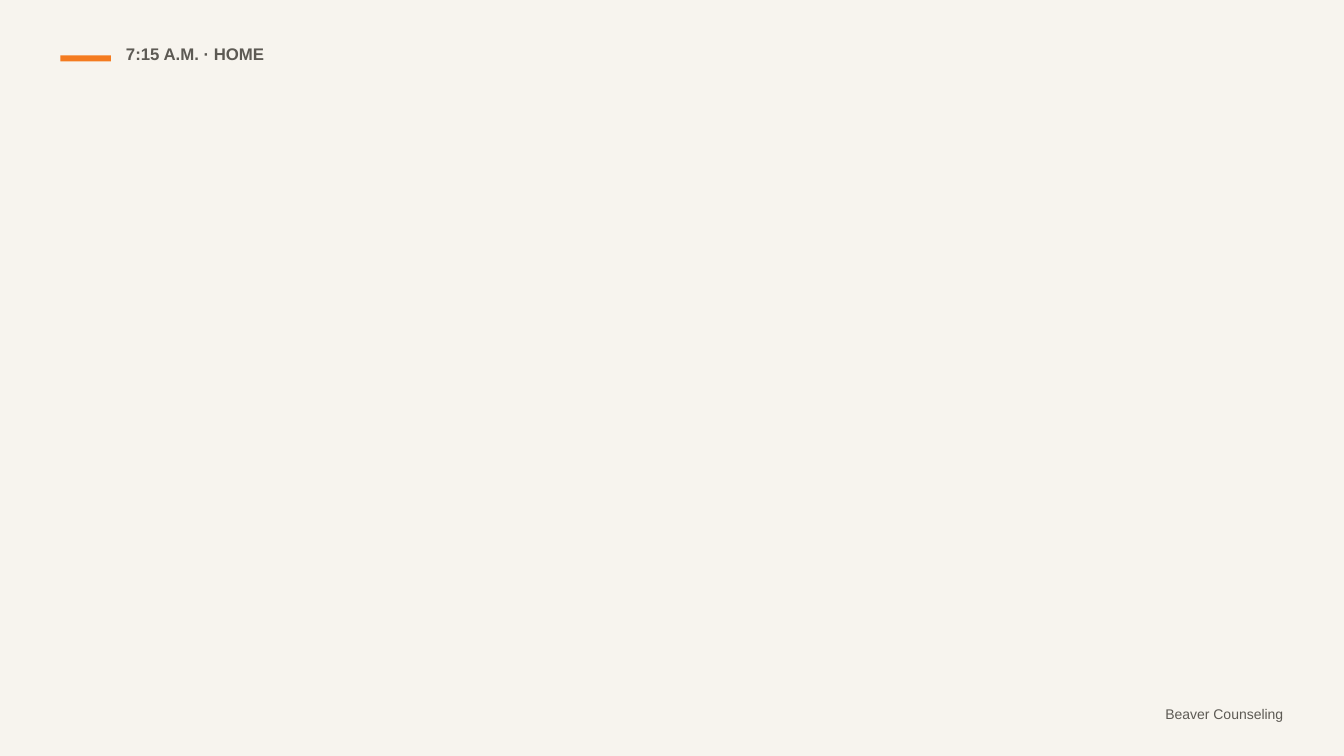
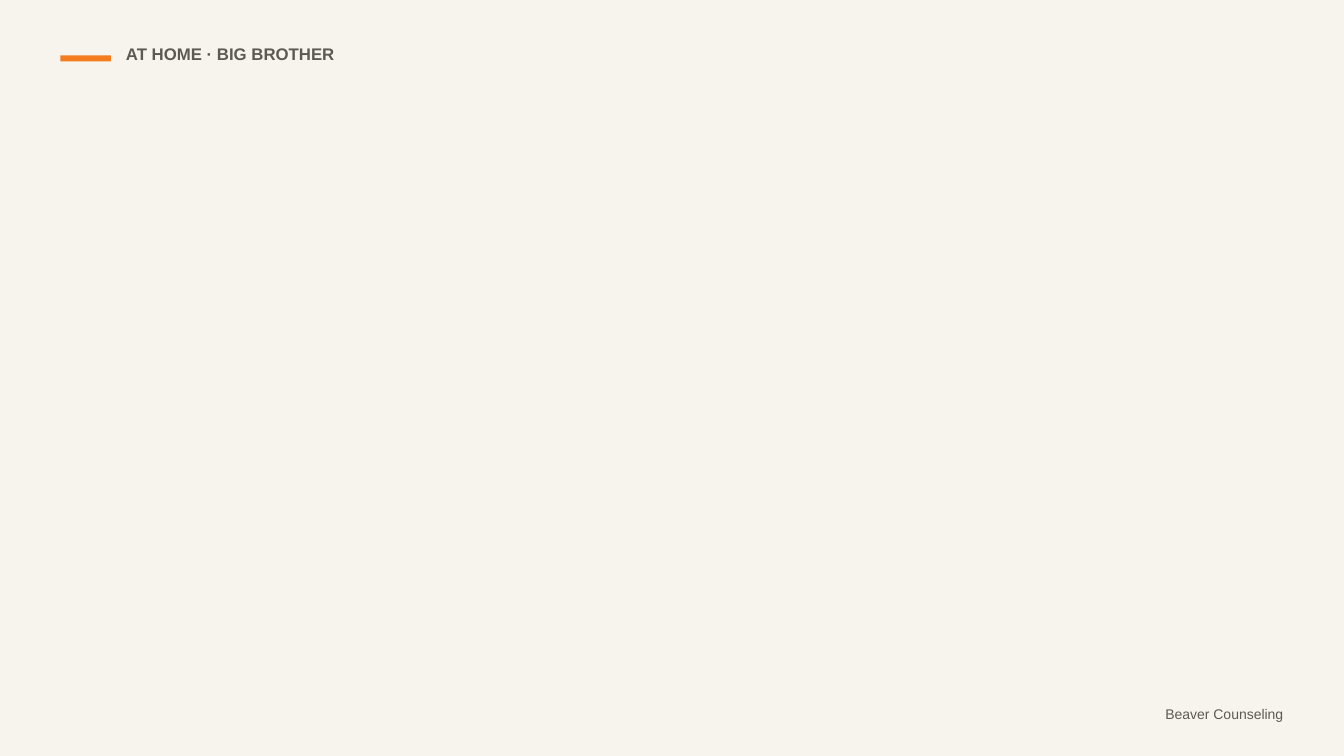
Before and after one commit to rmwtoolkit/bcds-toolkit, a slide deck: slide 4 of decks/everything-connects-lesson-v2.pptx. Drawn at 1344x756 pixels with LibreOffice and Linux fonts; fonts in the diff are those of the drawing; background and template pictures are left out. Boxes give left, top, right and bottom in pixels: in the first picture for what was removed or moved away, otherwise in the second. Text is boxed around its words. In the diff, an @@ line names an element or a change of style, - is before the commit and + after.

```diff
--- a/decks/everything-connects-lesson-v2.pptx
+++ b/decks/everything-connects-lesson-v2.pptx
@@ text at <box>126,48,334,60</box>: text changed @@
-7:15 A.M. · HOME
+AT HOME · BIG BROTHER
```
Also in this commit, not shown: 16 other slides changed, 5 slides added, 2 other files.
